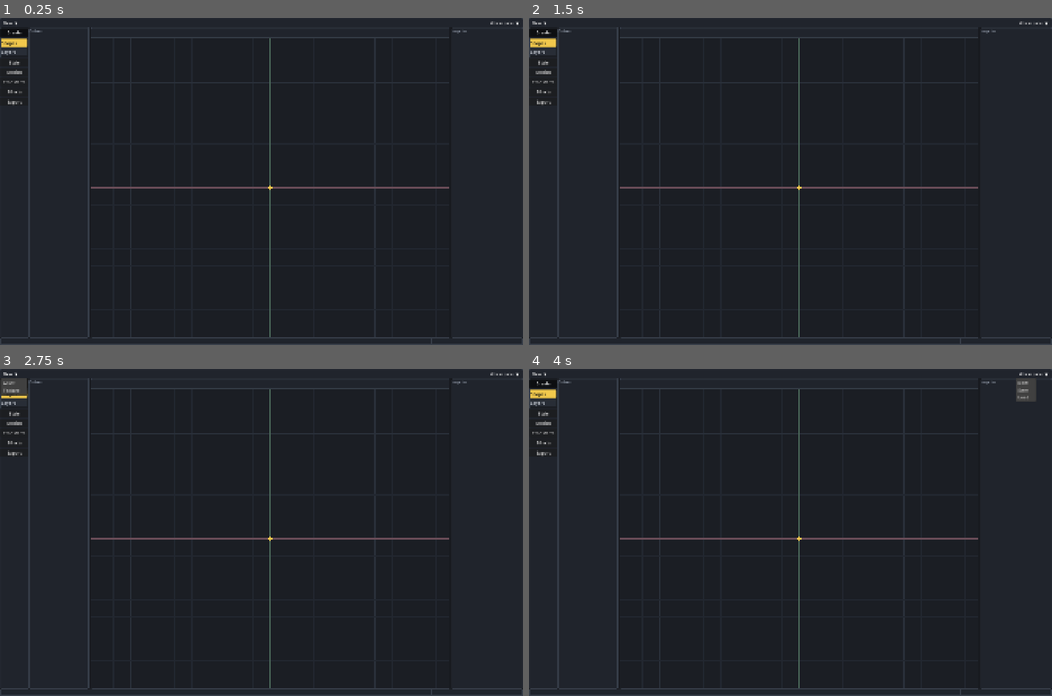
Above: before the commit, frames 1-4 (two rows, left to right).
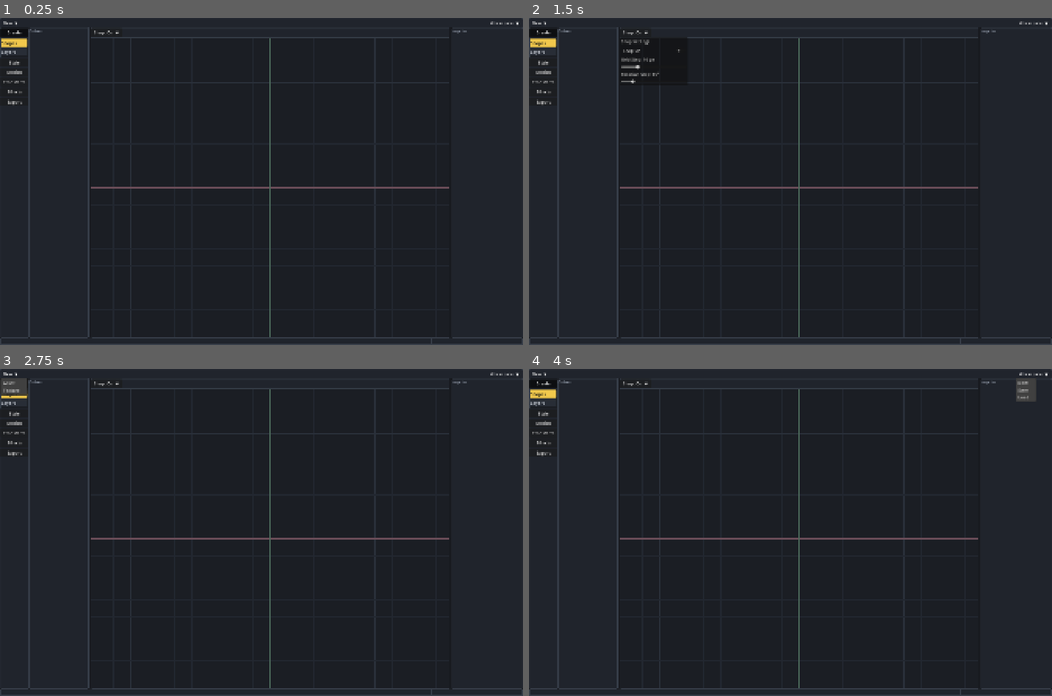
Above: after the commit, the same moments.

Repository: umut144/PolyPixar
Game: Godot game, scene res://scenes/main.tscn
Two runs of this game, one before a commit and one after it. Both use one fixed random seed, a clock stepped at 60 frames per second and the inputs below.
Inputs (mouse positions are in pixels of both pictures, inside the frame that each line leads up to):
- Up to frame 1 (0.25 s): no input
- Up to frame 2 (1.5 s): click (633, 31) at 0.5 s, where only the run after the commit has a clickable "Snap: On ▼"; click (654, 50) at 1.25 s, where only the run after the commit has a clickable "Snap On"
- Up to frame 3 (2.75 s): click "New ▼" at 2 s
- Up to frame 4 (4 s): click "New ▼" at 2.75 s; click "Workspace ▼" at 3.5 s

The runs differ from the first frame. In frame 1, less than 0.1% of the frame differs, in the area x 18-53%, y 3-53%; in frame 2, 0.4%, in the area x 17-53%, y 3-53%; in frame 3, less than 0.1%; in frame 4, less than 0.1%.

Commit message:
feat: add persistent snap settings

Diff:
--- a/scripts/component_canvas.gd
+++ b/scripts/component_canvas.gd
@@ -16,7 +16,6 @@
 const GIZMO_AXIS_LENGTH := 42.0
 const HANDLE_HIT_RADIUS := 12.0
 const FREE_HANDLE_RADIUS := 10.0
-const ORIGIN_MARKER_RADIUS := 6.0
 
 var view_center := Vector2.ZERO
 var zoom := 1.0
@@ -34,6 +33,9 @@
 var add_segment_index := -1
 var add_preview_point := Vector2.ZERO
 var add_preview_visible := false
+var snap_enabled := true
+var grid_step := 16.0
+var rotation_step := 15.0
 
 
 func _ready() -> void:
@@ -158,6 +160,13 @@
 	queue_redraw()
 
 
+func set_snap_settings(enabled: bool, new_grid_step: float, new_rotation_step: float) -> void:
+	snap_enabled = enabled
+	grid_step = maxf(new_grid_step, 1.0)
+	rotation_step = maxf(new_rotation_step, 1.0)
+	queue_redraw()
+
+
 func clear_selection() -> void:
 	selected_point_index = -1
 	drag_axis = ""
@@ -244,14 +253,10 @@
 		var world_y := grid_index * grid_step
 		var color := Color("#2a303a") if posmod(grid_index, 4) == 0 else Color("#222730")
 		draw_line(_world_to_screen(Vector2(min_world.x, world_y)), _world_to_screen(Vector2(max_world.x, world_y)), color, 1.0)
-	var origin_screen := _world_to_screen(Vector2.ZERO)
 	var x_axis_color := Color("#6a4d58")
 	var y_axis_color := Color("#4c6a5b")
 	draw_line(_world_to_screen(Vector2(min_world.x, 0.0)), _world_to_screen(Vector2(max_world.x, 0.0)), x_axis_color, 2.0)
 	draw_line(_world_to_screen(Vector2(0.0, min_world.y)), _world_to_screen(Vector2(0.0, max_world.y)), y_axis_color, 2.0)
-	draw_circle(origin_screen, ORIGIN_MARKER_RADIUS, Color("#f2c94c"), false, 2.0)
-	draw_line(origin_screen - Vector2(10.0, 0.0), origin_screen + Vector2(10.0, 0.0), Color("#f2c94c"), 1.0)
-	draw_line(origin_screen - Vector2(0.0, 10.0), origin_screen + Vector2(0.0, 10.0), Color("#f2c94c"), 1.0)
 	_draw_reference_shapes()
 	_draw_outer_shape()
 	_draw_line_draft()
@@ -379,7 +384,8 @@
 
 
 func _snap_to_grid(world_position: Vector2) -> Vector2:
-	var grid_step := _visible_grid_step()
+	if not snap_enabled:
+		return world_position
 	return Vector2(
 		round(world_position.x / grid_step) * grid_step,
 		round(world_position.y / grid_step) * grid_step
--- a/scripts/main.gd
+++ b/scripts/main.gd
@@ -31,6 +31,16 @@
 var active_draw_tool := ""
 var active_state := ""
 var active_edit_mode := "select"
+var snap_enabled := true
+var snap_grid_step := 16.0
+var snap_rotation_step := 15.0
+var snap_button: Button
+var snap_popup: PopupPanel
+var snap_toggle: CheckButton
+var snap_grid_slider: HSlider
+var snap_rotation_slider: HSlider
+var snap_grid_value_label: Label
+var snap_rotation_value_label: Label
 var workspace_name := ""
 var workspace_name_dialog: ConfirmationDialog
 var workspace_name_input: LineEdit
@@ -187,6 +197,7 @@
 	context_bar = HBoxContainer.new()
 	context_bar.custom_minimum_size = Vector2(0, 32)
 	action_bar_panel.add_child(context_bar)
+	_create_snap_popup()
 
 	var canvas_panel := _create_panel(Color("#1b1e24"))
 	canvas_panel.size_flags_horizontal = Control.SIZE_EXPAND_FILL
@@ -287,6 +298,83 @@
 	return region
 
 
+func _create_snap_popup() -> void:
+	snap_popup = PopupPanel.new()
+	snap_popup.size = Vector2i(250, 170)
+	var content := VBoxContainer.new()
+	content.add_theme_constant_override("separation", 6)
+	snap_popup.add_child(content)
+	var title := Label.new()
+	title.text = "Snap Settings"
+	content.add_child(title)
+	snap_toggle = CheckButton.new()
+	snap_toggle.text = "Snap On"
+	snap_toggle.button_pressed = snap_enabled
+	snap_toggle.toggled.connect(_on_snap_enabled_toggled)
+	content.add_child(snap_toggle)
+	snap_grid_value_label = Label.new()
+	content.add_child(snap_grid_value_label)
+	snap_grid_slider = _create_snap_slider(1.0, 64.0, 1.0, snap_grid_step)
+	snap_grid_slider.value_changed.connect(_on_snap_grid_changed)
+	content.add_child(snap_grid_slider)
+	snap_rotation_value_label = Label.new()
+	content.add_child(snap_rotation_value_label)
+	snap_rotation_slider = _create_snap_slider(1.0, 90.0, 1.0, snap_rotation_step)
+	snap_rotation_slider.value_changed.connect(_on_snap_rotation_changed)
+	content.add_child(snap_rotation_slider)
+	_update_snap_popup_labels()
+	add_child(snap_popup)
+
+
+func _create_snap_slider(minimum: float, maximum: float, step: float, value: float) -> HSlider:
+	var slider := HSlider.new()
+	slider.min_value = minimum
+	slider.max_value = maximum
+	slider.step = step
+	slider.value = value
+	slider.custom_minimum_size = Vector2(220, 20)
+	return slider
+
+
+func _toggle_snap_popup() -> void:
+	if snap_popup.visible:
+		snap_popup.hide()
+		return
+	var popup_position := snap_button.get_global_rect().position + Vector2(0.0, snap_button.size.y + 2.0)
+	snap_popup.popup(Rect2(popup_position, snap_popup.size))
+
+
+func _on_snap_enabled_toggled(enabled: bool) -> void:
+	snap_enabled = enabled
+	canvas_view.set_snap_settings(snap_enabled, snap_grid_step, snap_rotation_step)
+	_update_snap_popup_labels()
+
+
+func _on_snap_grid_changed(value: float) -> void:
+	snap_grid_step = value
+	canvas_view.set_snap_settings(snap_enabled, snap_grid_step, snap_rotation_step)
+	_update_snap_popup_labels()
+
+
+func _on_snap_rotation_changed(value: float) -> void:
+	snap_rotation_step = value
+	canvas_view.set_snap_settings(snap_enabled, snap_grid_step, snap_rotation_step)
+	_update_snap_popup_labels()
+
+
+func _update_snap_popup_labels() -> void:
+	if is_instance_valid(snap_toggle):
+		snap_toggle.button_pressed = snap_enabled
+	if is_instance_valid(snap_grid_slider):
+		snap_grid_slider.value = snap_grid_step
+	if is_instance_valid(snap_rotation_slider):
+		snap_rotation_slider.value = snap_rotation_step
+	if is_instance_valid(snap_grid_value_label):
+		snap_grid_value_label.text = "Grid Step: %d px" % int(snap_grid_step)
+	if is_instance_valid(snap_rotation_value_label):
+		snap_rotation_value_label.text = "Rotation Step: %d°" % int(snap_rotation_step)
+
+
 func _create_asset_dialog() -> void:
 	asset_dialog = ConfirmationDialog.new()
 	asset_dialog.title = "New Asset"
@@ -386,6 +474,7 @@
 	next_asset_id = 1
 	next_component_id = 1
 	active_state = ""
+	_apply_snap_settings({})
 	pending_save_after_new = false
 	workspace_name_dialog.hide()
 	_render_outliner()
@@ -547,7 +636,12 @@
 	return {
 		"selected_asset_id": selected_asset_id,
 		"selected_component_id": selected_component_id,
-		"expanded_assets": expanded_state
+		"expanded_assets": expanded_state,
+		"snap": {
+			"enabled": snap_enabled,
+			"grid_step": snap_grid_step,
+			"rotation_step": snap_rotation_step
+		}
 	}
 
 
@@ -558,6 +652,7 @@
 	for asset in assets:
 		expanded_assets[str(asset["id"])] = false
 	if not state is Dictionary:
+		_apply_snap_settings({})
 		return
 	var requested_asset_id := str(state.get("selected_asset_id", ""))
 	var selected_asset := _get_asset(requested_asset_id)
@@ -574,6 +669,21 @@
 				expanded_assets[asset_id] = bool(saved_expanded[asset_id])
 	if not selected_component_id.is_empty():
 		expanded_assets[selected_asset_id] = true
+	_apply_snap_settings(state.get("snap", {}))
+
+
+func _apply_snap_settings(settings) -> void:
+	if settings is Dictionary:
+		snap_enabled = bool(settings.get("enabled", true))
+		snap_grid_step = clampf(float(settings.get("grid_step", 16.0)), 1.0, 64.0)
+		snap_rotation_step = clampf(float(settings.get("rotation_step", 15.0)), 1.0, 90.0)
+	else:
+		snap_enabled = true
+		snap_grid_step = 16.0
+		snap_rotation_step = 15.0
+	if is_instance_valid(canvas_view):
+		canvas_view.set_snap_settings(snap_enabled, snap_grid_step, snap_rotation_step)
+	_update_snap_popup_labels()
 
 
 func _serialize_points(points: Array) -> Array:
@@ -632,6 +742,12 @@
 	if not is_instance_valid(context_bar):
 		return
 	_clear(context_bar)
+	snap_button = Button.new()
+	snap_button.text = "Snap: %s  ▼" % ("On" if snap_enabled else "Off")
+	snap_button.custom_minimum_size = Vector2(112, 32)
+	snap_button.focus_mode = Control.FOCUS_NONE
+	snap_button.pressed.connect(_toggle_snap_popup)
+	context_bar.add_child(snap_button)
 	if selected_component_id.is_empty():
 		active_draw_tool = ""
 		_render_info_bar()
Not shown, changed: docs/AI_CONTEXT.md
Not shown, changed: docs/ARCHITECTURE.md
Not shown, changed: docs/MVP_CHECKLIST.md
